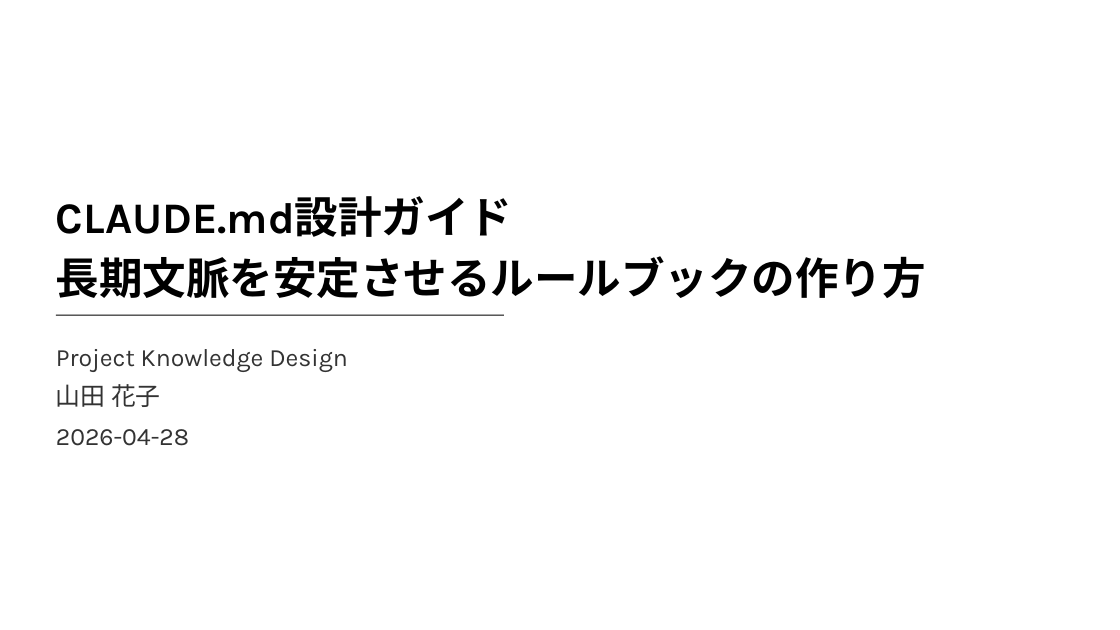
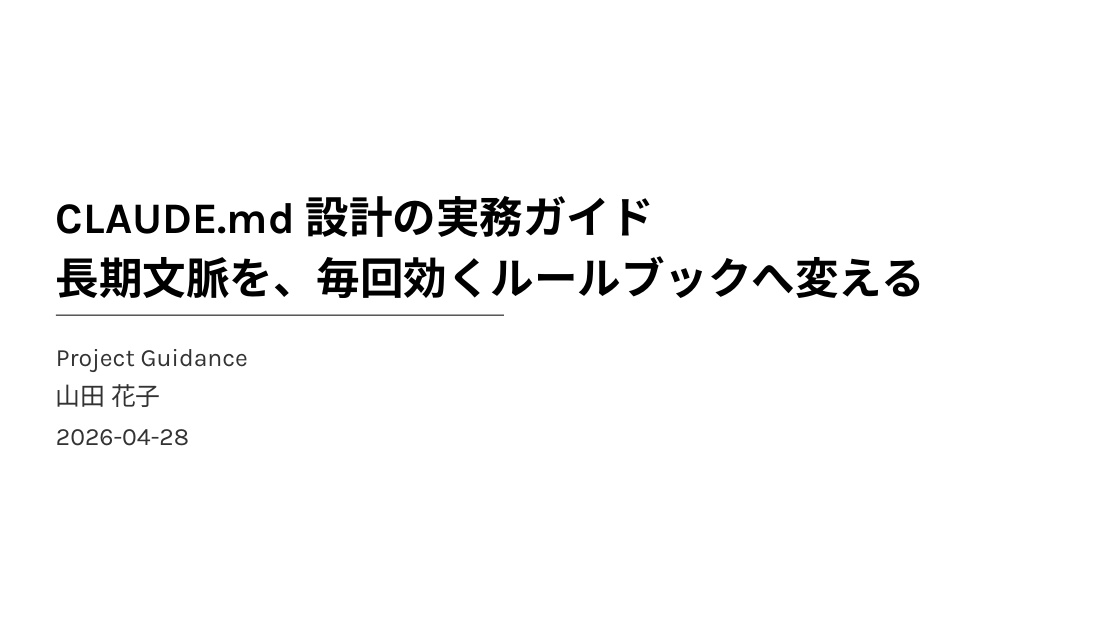
Before and after one commit to takuya109048/html2pptx, a slide deck: slide 1 of sample_source_deck.pptx. Drawn at 1120x630 pixels with LibreOffice and Linux fonts; fonts in the diff are those of the drawing; background and template pictures are left out. Boxes give left, top, right and bottom in pixels: in the first picture for what was removed or moved away, otherwise in the second. Text is boxed around its words. In the diff, an @@ line names an element or a change of style, - is before the commit and + after.

```diff
--- a/sample_source_deck.pptx
+++ b/sample_source_deck.pptx
@@ text at [56, 196, 925, 298]: text changed @@
-CLAUDE.md設計ガイド
-長期文脈を安定させるルールブックの作り方
+CLAUDE.md 設計の実務ガイド
+長期文脈を、毎回効くルールブックへ変える
@@ text at [56, 349, 248, 372]: text changed @@
-Project Knowledge Design
+Project Guidance
```
Also in this commit, not shown: 8 other slides changed, 2 slides added, 1 slide removed, 2 other files.
